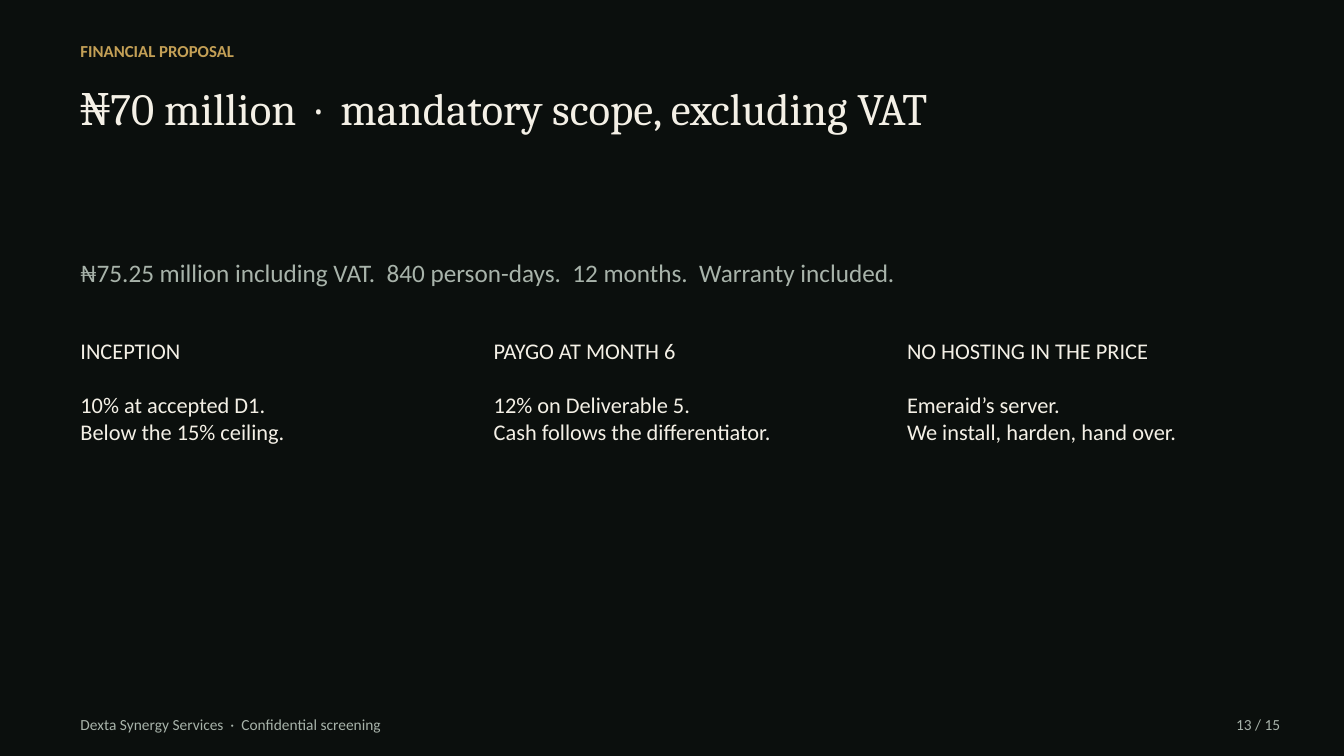
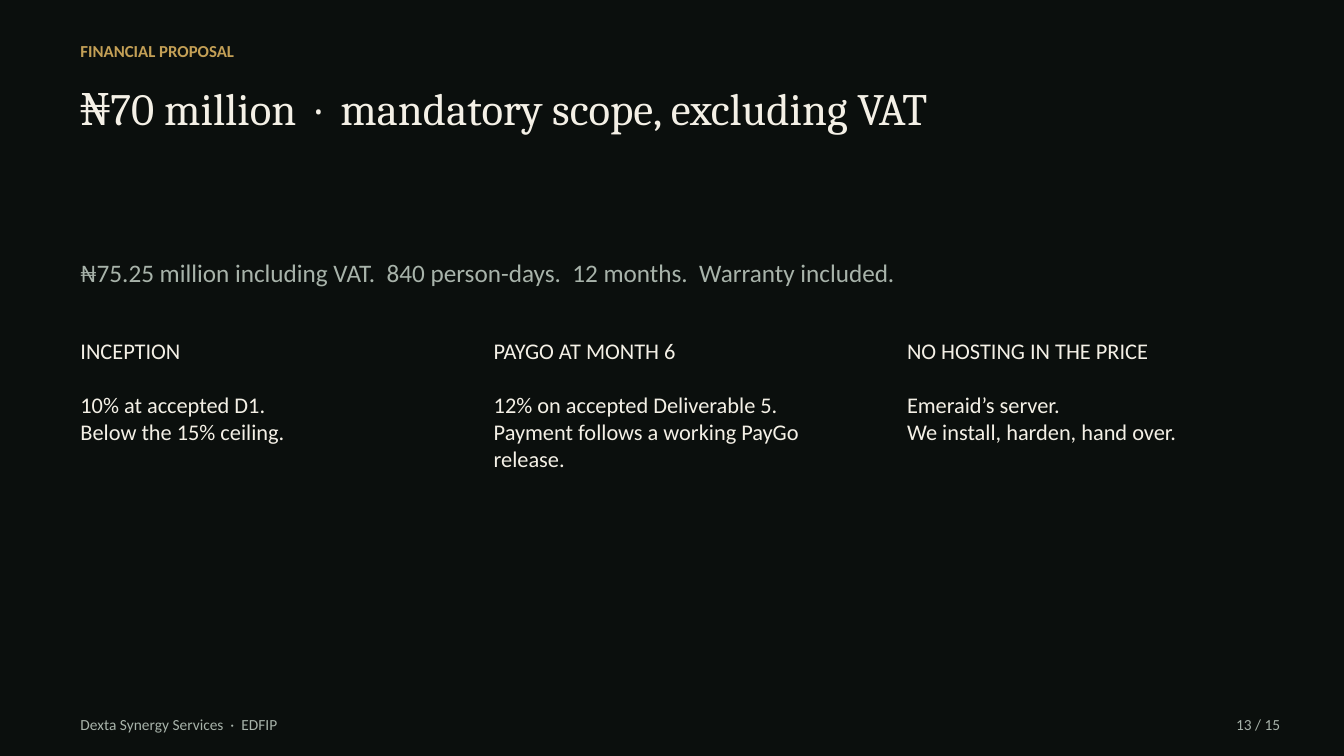
Before and after one commit to hanson1997/test, a slide deck: slide 13 of edfip-screening/EDFIP_Screening_Dexta.pptx. Drawn at 1344x756 pixels with LibreOffice and Linux fonts; fonts in the diff are those of the drawing. Boxes give left, top, right and bottom in pixels: in the first picture for what was removed or moved away, otherwise in the second. Text is boxed around its words. In the diff, an @@ line names an element or a change of style, - is before the commit and + after.

```diff
--- a/edfip-screening/EDFIP_Screening_Dexta.pptx
+++ b/edfip-screening/EDFIP_Screening_Dexta.pptx
@@ text at (494,344,798,467): text changed @@
-PAYGO AT MONTH 6
-12% on Deliverable 5.
-Cash follows the differentiator.
+PAYGO AT MONTH 6
+12% on accepted Deliverable 5.
+Payment follows a working PayGo release.
@@ text at (80,719,277,733): text changed @@
-Dexta Synergy Services · Confidential screening
+Dexta Synergy Services · EDFIP
```
Also in this commit, not shown: 14 other slides changed, 4 other files.
